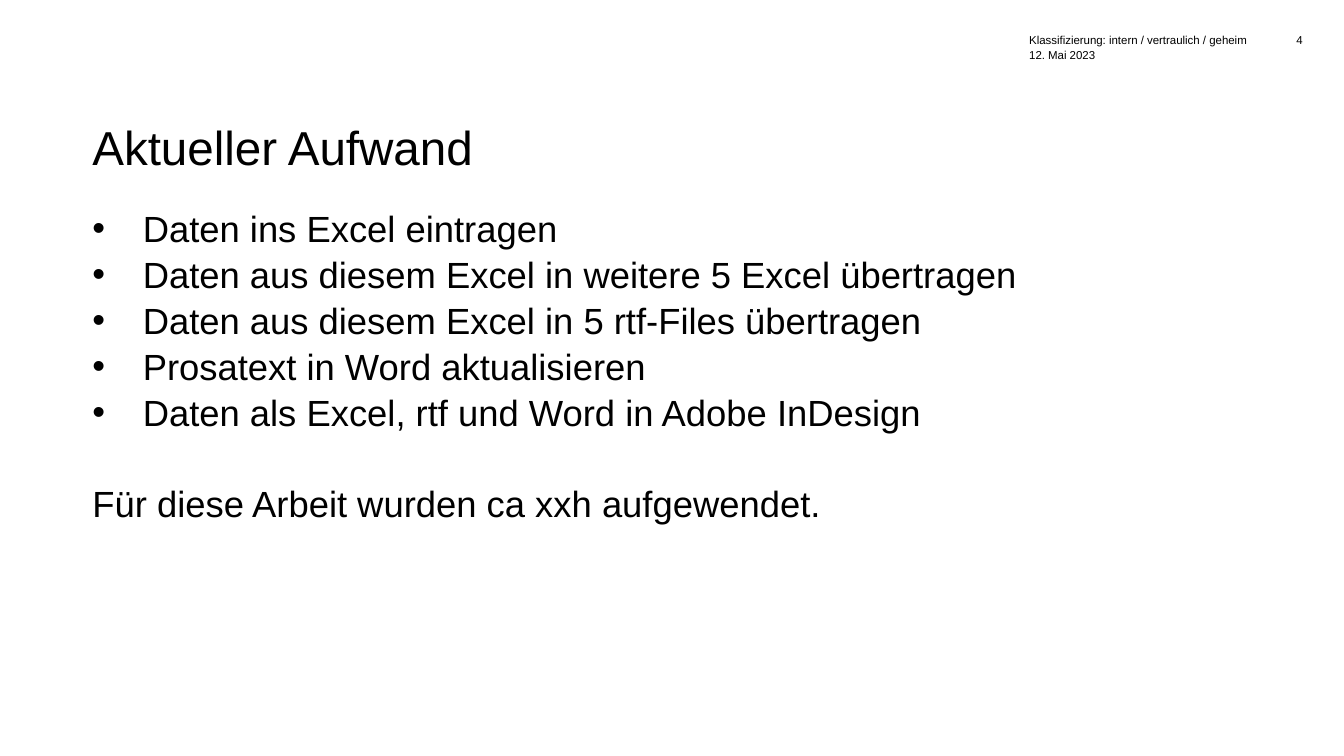
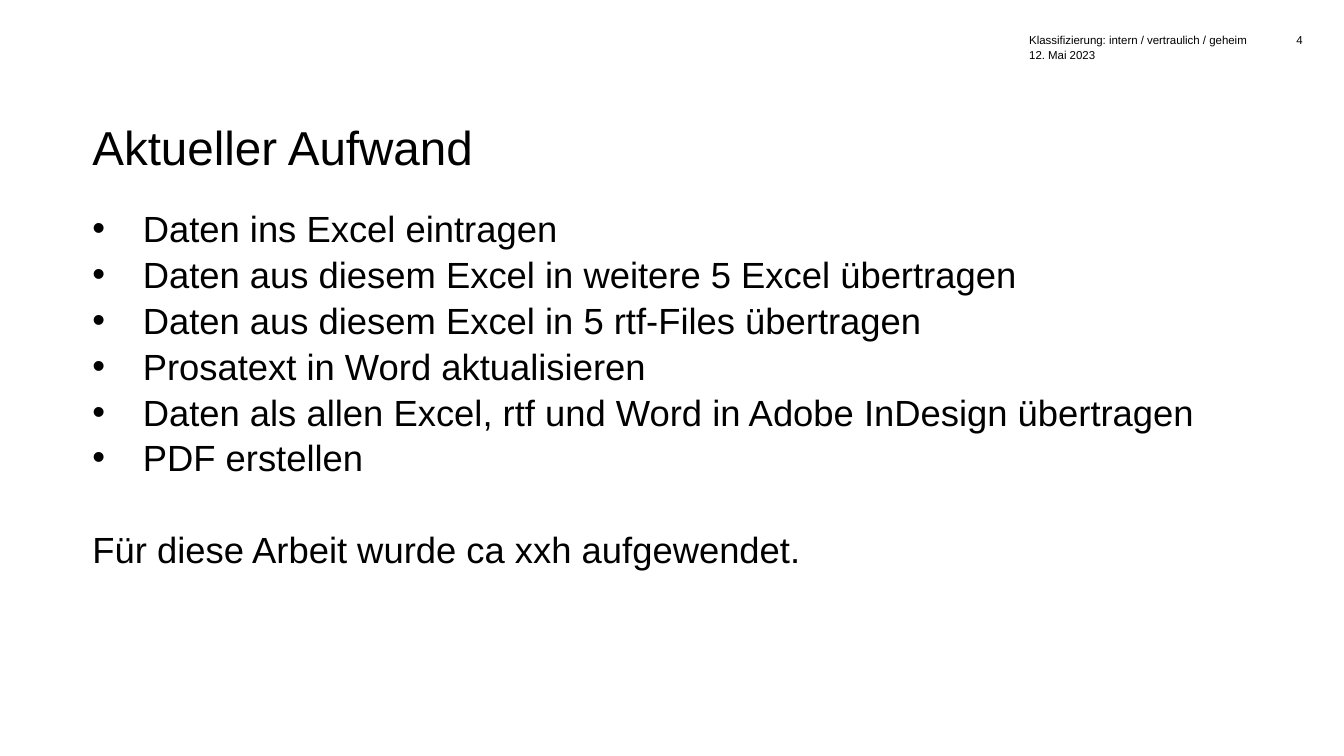
Before and after one commit to gilluuu/hackday-automatisierung-berichte, a slide deck: slide 4 of Praesentation/DemoAutomatisierungVonBerichten.pptx. Drawn at 1344x756 pixels with LibreOffice and Linux fonts; fonts in the diff are those of the drawing; background and template pictures are left out. Boxes give left, top, right and bottom in pixels: in the first picture for what was removed or moved away, otherwise in the second. Text is boxed around its words. In the diff, an @@ line names an element or a change of style, - is before the commit and + after.

```diff
--- a/Praesentation/DemoAutomatisierungVonBerichten.pptx
+++ b/Praesentation/DemoAutomatisierungVonBerichten.pptx
@@ text at box(92, 399, 1194, 571): text changed @@
-• Daten als Excel, rtf und Word in Adobe InDesign
-Für diese Arbeit wurden ca xxh aufgewendet.
+• Daten als allen Excel, rtf und Word in Adobe InDesign übertragen
+• PDF erstellen
+Für diese Arbeit wurde ca xxh aufgewendet.
```
Also in this commit, not shown: 6 other slides changed, 1 slide removed.
